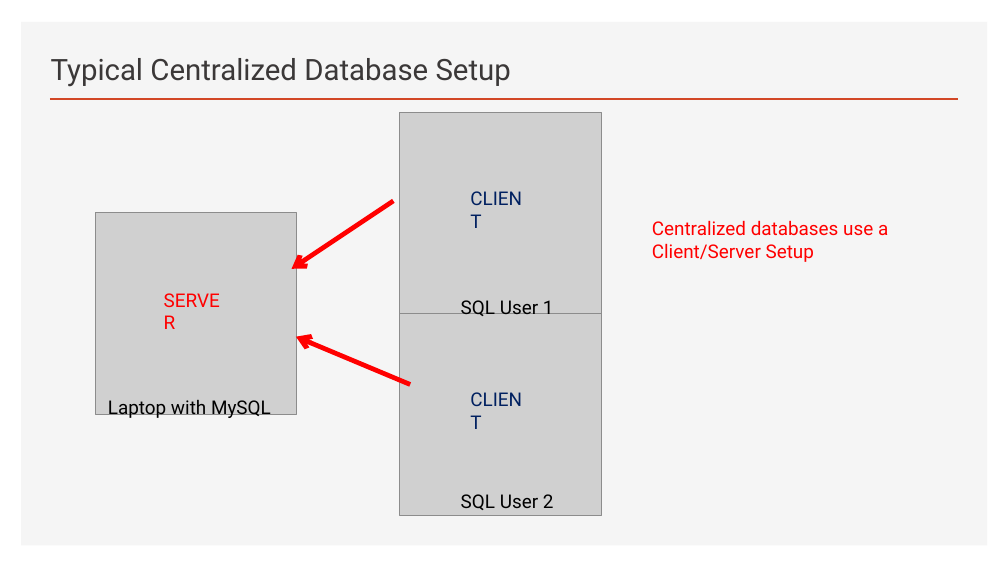
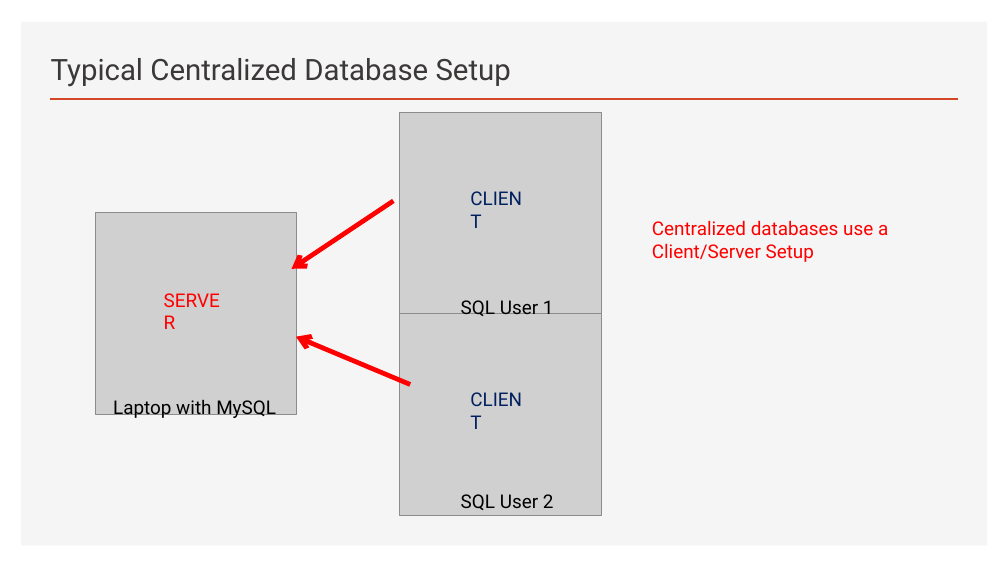
Before and after one commit to thomasnield/oreilly_sql_fundamentals_for_data, a slide deck: slide 19 of notes_and_slides/sql_fundamentals_slides.pptx. Drawn at 1008x567 pixels with LibreOffice and Linux fonts; fonts in the diff are those of the drawing; grey boxes stand for pictures. Boxes give left, top, right and bottom in pixels: in the first picture for what was removed or moved away, otherwise in the second. Text is boxed around its words. In the diff, an @@ line names an element or a change of style, - is before the commit and + after.

```diff
--- a/notes_and_slides/sql_fundamentals_slides.pptx
+++ b/notes_and_slides/sql_fundamentals_slides.pptx
@@ text "Laptop with MySQL" moved from (x1=108, y1=400, x2=271, y2=418) to (x1=113, y1=400, x2=276, y2=418) @@
```
Also in this commit, not shown: 2 other slides changed, 1 slide added, 5 other files.
